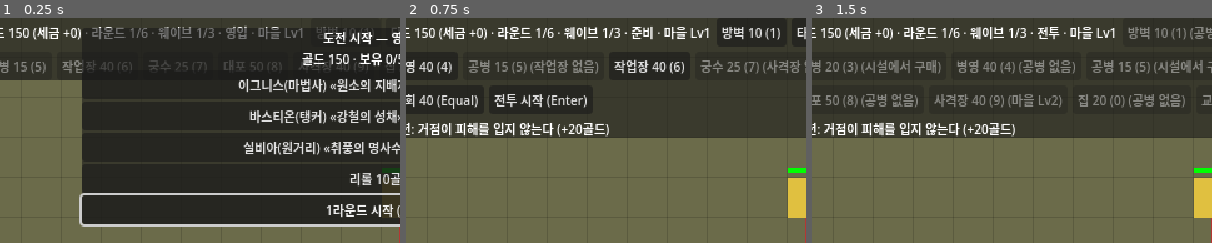
Above: before the commit, frames 1-3 (left to right).
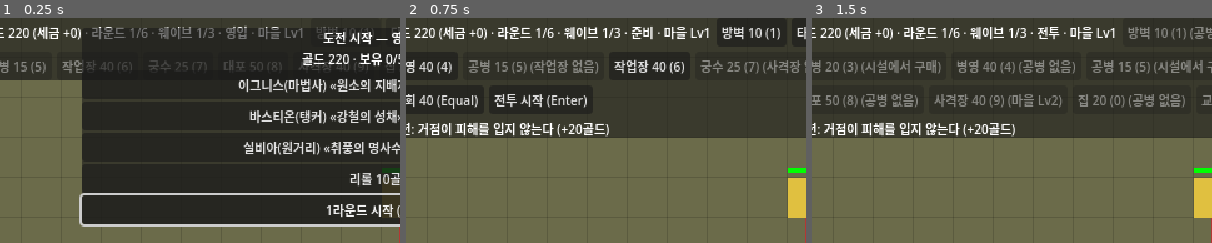
Above: after the commit, the same moments.

Repository: h102-log/td-proj
Game: Godot game, scene res://src/main.tscn
Same seed, same stepped clock (60 frames per second), same inputs: the game is played once before the commit and once after it.
Inputs:
- Up to frame 1 (0.25 s): no input
- Up to frame 2 (0.75 s): click "1라운드 시작 (Enter)" at 0.5 s
- Up to frame 3 (1.5 s): click "전투 시작 (Enter)" at 1.25 s
The pictures show only the part of the screen within x 2-52%, y 0-50%; the shares and areas given below are measured in that part.

The runs differ from the first frame. In frame 1, 0.2% of the frame differs, in the area x 2-86%, y 4-21%; in frame 2, 0.1%; in frame 3, 0.1%.

Commit message:
시작 골드를 150 → 220으로 (S111, 사용자 2026-10-19)
영웅이 모두 3성(100골드)이 된 뒤(#69) 시작 골드 150으로는 영웅 하나를 사면
타워 하나만 남아, 봇 패널의 모든 봇이 1라운드를 넘기지 못했다. 220이면 영웅을 산 뒤
남는 골드가 예전(150 − 30)과 같은 120이다.

- SPEC S111에 «→ 2026-10-19 변경»을 붙였다. 웨이브는 그대로다.
- src/main.gd stage()의 시작 골드를 220으로 바꿨다.
- EV144·EV192: 측정 문장과 테스트의 골드를 220으로 고치고 개정 2행을 적었다.
- .specgate-eval.lock을 다시 만들었다(문장 194 · 테스트 93).
- 봇 패널(씨앗 101~108)을 바꾼 main으로 다시 쟀다. 점수 1.727, 숙련 62% ·
  숙련 2명 38% · 중간 75% · 약함 0% · 사람형 50%로 어제 잰 «시작 220» 열과 같다.

final: green 279 · missing 22(테스트를 지운 기각 항목) · red 1(EV174, 기각). runOk.

Co-Authored-By: Claude Opus 5.5 <noreply@anthropic.com>
Claude-Session: https://claude.ai/code/session_01XsJzvSywTfhUgL72Hqiuhg

Diff:
--- a/src/main.gd
+++ b/src/main.gd
@@ -52,7 +52,7 @@
 		if Vector2i(x, 9) not in gates:
 			walls.append(Vector2i(x, 9))
 	return {
-		"size": Vector2i(40, 32), "base": Vector2i(20, 4), "base_hp": 100, "gold": 150,  # 시작 골드(S111)
+		"size": Vector2i(40, 32), "base": Vector2i(20, 4), "base_hp": 100, "gold": 220,  # 시작 골드(S111)
 		"spawns": [Vector2i(6, 31), Vector2i(20, 31), Vector2i(33, 31)],
 		# 출전 칸(I107): 정문(20,9) 바로 앞 들판의 세 칸. 성문은 닫힌 채 시작해서(I67) 마을 안에 두면 나올 수 없다(I42, 사용자 2026-10-12)
 		"hero_cells": [Vector2i(19, 11), Vector2i(21, 11), Vector2i(20, 11)],
--- a/tests/eval/gd/hire.gd
+++ b/tests/eval/gd/hire.gd
@@ -59,7 +59,7 @@
 	var b = _main()
 	var cells: Array = load("res://src/main.gd").stage().get("hero_cells", [])
 	b.begin_hiring()
-	if b.state != "hiring" or not b.heroes.is_empty() or b.hero != null or b.gold != 150:
+	if b.state != "hiring" or not b.heroes.is_empty() or b.hero != null or b.gold != 220:
 		return "영입 창이 아니거나 영웅이 있다(%s, 영웅 %d명, hero %s, 골드 %d)" % [b.state, b.heroes.size(), b.hero, b.gold]
 	if b.offers.size() != b.HIRE.slots or b.offers.has(""):
 		return "목록이 다 차 있지 않다(%s)" % [b.offers]
@@ -68,7 +68,7 @@
 		return "목록의 첫 영웅을 영입하지 못했거나 출전 칸이 없다(%s)" % [cells]
 	var started: bool = b.next_round()
 	return check(started and b.state == "prep" and b.round_index == 0 and b.wave_index == 0 and b.heroes == [h] and b.hero == h
-		and h.present and h.hp == h.max_hp and near(h.pos, cells[0], 0.01) and b.gold == 150 - _cost(b, h),
+		and h.present and h.hp == h.max_hp and near(h.pos, cells[0], 0.01) and b.gold == 220 - _cost(b, h),
 		"넘어감 %s · %s %d라운드 웨이브 %d · 출전 %d명 · 영웅 자리 %s 체력 %d/%d · 골드 %d" % [started, b.state, b.round_index + 1, b.wave_index + 1, b.heroes.size(), h.pos, h.hp, h.max_hp, b.gold])
 
 # EV193 · I109: 도전 시작 전 영입 창에서는 맵 명령을 받지 않는다
@@ -256,7 +256,7 @@
 		return "출전 칸이 %s다" % [cells]
 	var b = _main()
 	b.begin_hiring()
-	b.gold = BIG  # 시작 골드(150)로는 3성(100골드)을 하나만 영입한다
+	b.gold = BIG  # 시작 골드(220)로는 3성(100골드)을 둘만 영입한다
 	b.offers = ["bastion", "sylvia", "bastion"]
 	var team := [b.hire(0), b.hire(1), b.hire(2)]
 	b.next_round()
--- a/tests/eval/gd/units.gd
+++ b/tests/eval/gd/units.gd
@@ -232,7 +232,7 @@
 		for entry in w:
 			d[entry.kind] = d.get(entry.kind, 0) + entry.count
 		got.append(d)
-	return check(stage.gold == 150 and got == want, "시작 골드 %s, 웨이브 %s" % [stage.gold, got])
+	return check(stage.gold == 220 and got == want, "시작 골드 %s, 웨이브 %s" % [stage.gold, got])
 
 # EV145 · I81: 적 5종의 색이 모두 있고 서로 다르다
 func ev145():
--- a/tools/balance/autoplay.gd
+++ b/tools/balance/autoplay.gd
@@ -332,7 +332,7 @@
 			if k == "":
 				continue
 			var g: int = b.HERO_KINDS[k].grade
-			# 도전 시작 전에는 최소 예비만 남긴다. 3성(100골드)뿐이라 시작 골드 150의 절반을 남기면 아무도 못 산다(2026-10-19)
+			# 도전 시작 전에는 최소 예비만 남긴다. 시작 골드 150일 때 절반을 남기면 3성(100골드)을 아무도 못 샀다(2026-10-19). 시작 220 패널도 이 규칙으로 쟀다
 			var keep: float = bot.hire_reserve if first else maxf(bot.hire_reserve, b.gold * bot.hire_keep)
 			if first and g > bot.hire_first_grade:
 				continue
Not shown, changed: .specgate-eval.lock
Not shown, changed: EVAL.md
Not shown, changed: SPEC.md
Not shown, changed: insights/2026-10-19_hero_star_grades.md
